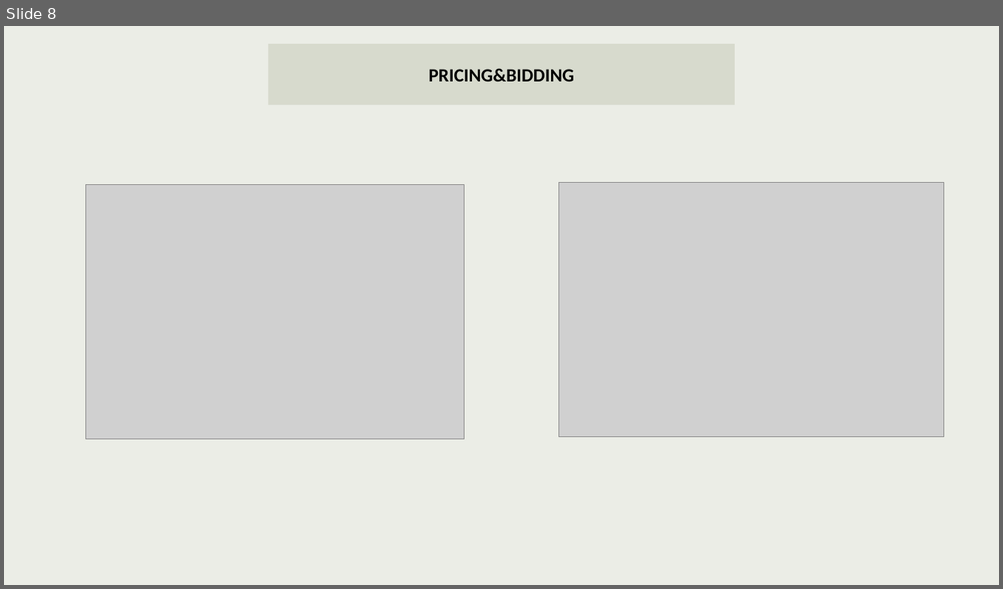
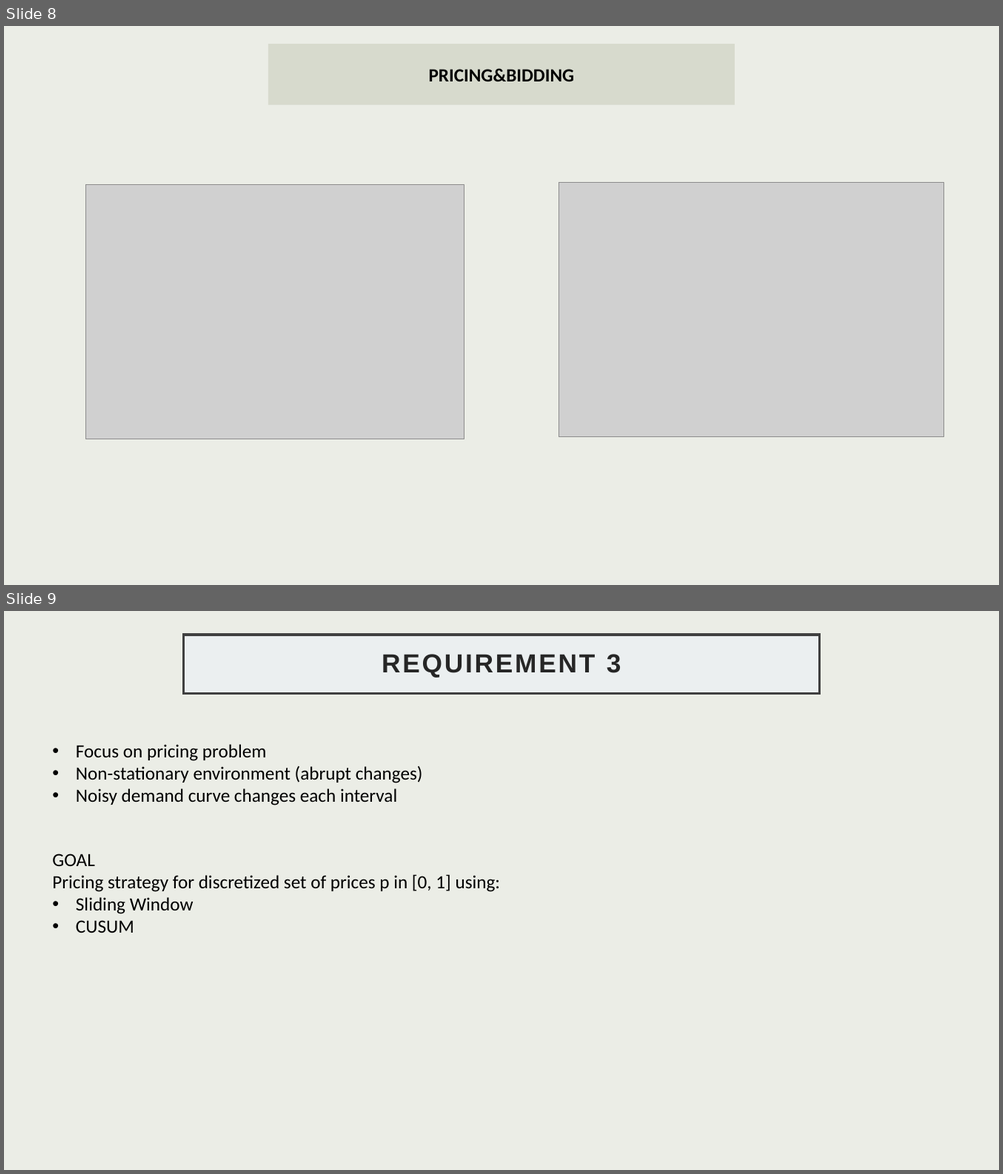
Before and after one commit to GabriFarace/OLA-project, a slide deck: SLIDES.pptx. Shown one above the other, each under a label of ours: slide 8 before the commit, slides 8 and 9 after it. The pictures are 1003x589 and 1003x1174 pixels, drawn with LibreOffice and Linux fonts; fonts in the diff are those of the drawing; grey boxes stand for pictures. Boxes give left, top, right and bottom in pixels: in the first picture for what was removed or moved away, otherwise in the second. Text is boxed around its words. In the diff, an @@ line names an element or a change of style, - is before the commit and + after.

Commit message:
added slides for requirement 3 and bonus

```diff
--- a/SLIDES.pptx
+++ b/SLIDES.pptx
@@ slide 9 added at (x1=4, y1=611, x2=999, y2=1170), background #EBEDE6 @@
@@ title added at (x1=183, y1=635, x2=819, y2=694), fill #EBEFF0, outline #404040 2.5 pt, 25.2 pt, text #262626, bold @@
+REQUIREMENT 3
@@ text added at (x1=76, y1=744, x2=423, y2=806), 18 pt, text #000000 @@
+• Focus on pricing problem
+• Non-stationary environment (abrupt changes)
+• Noisy demand curve changes each interval
@@ text added at (x1=52, y1=854, x2=501, y2=933), 18 pt, text #000000 @@
+GOAL
+Pricing strategy for discretized set of prices p in [0, 1] using:
+• Sliding Window
+• CUSUM
```
Also in this commit, not shown: 8 other slides added, 2 other files.
